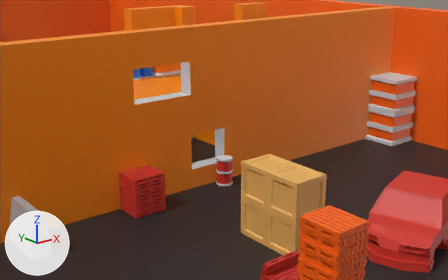
Two versions of the glTF model models/gltf/constructionMap.glb, one commit apart.
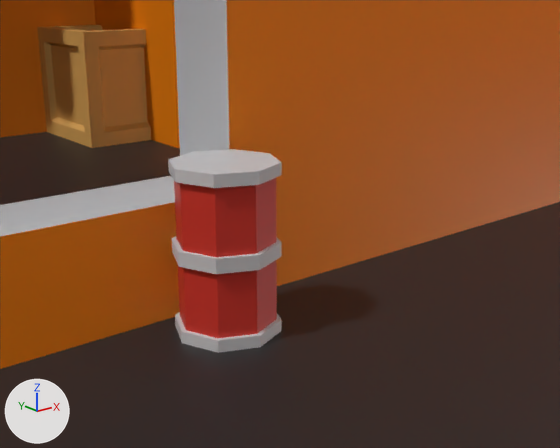
Old and new are each drawn from a 50 mm lens placed at (-14.03, -19.63, 9.37), pointed at (4.82, 3.94, -0.06) and again close up from a 50 mm lens placed at (1.24, -1.25, 0.48), pointed at (4.92, 3.34, -1.36). The axes (+X, +Y, +Z) are drawn at lower left. The lights are the same throughout. Where no turn or scale is listed for an object, it has been applied to the vertices.

In view in the first close-up: 'Barrel.005', 'Box.047', 'Plane', 'room.001'.
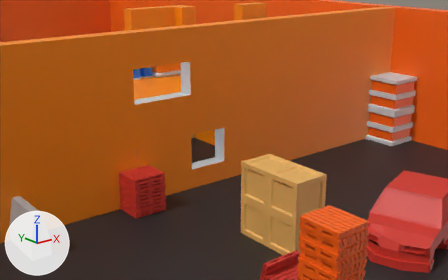
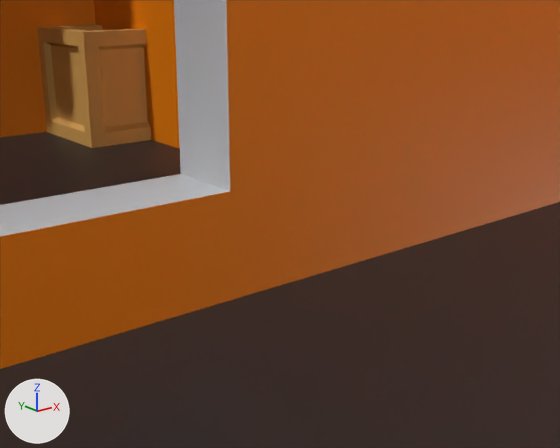
The change in detail:
Object 'Barrel.005' (ob_barrel_005) is deleted.

What differs and where, as boxes [x1, y1, x2, y2] in the close-ups (560 x 448 px):
'Barrel.005', deleted: before [168, 149, 282, 353]
    faces in mat_4 (red #d3382c): [174, 178, 277, 338]
    faces in mat_2 (light grey #d3d6d9): [168, 149, 282, 353]
